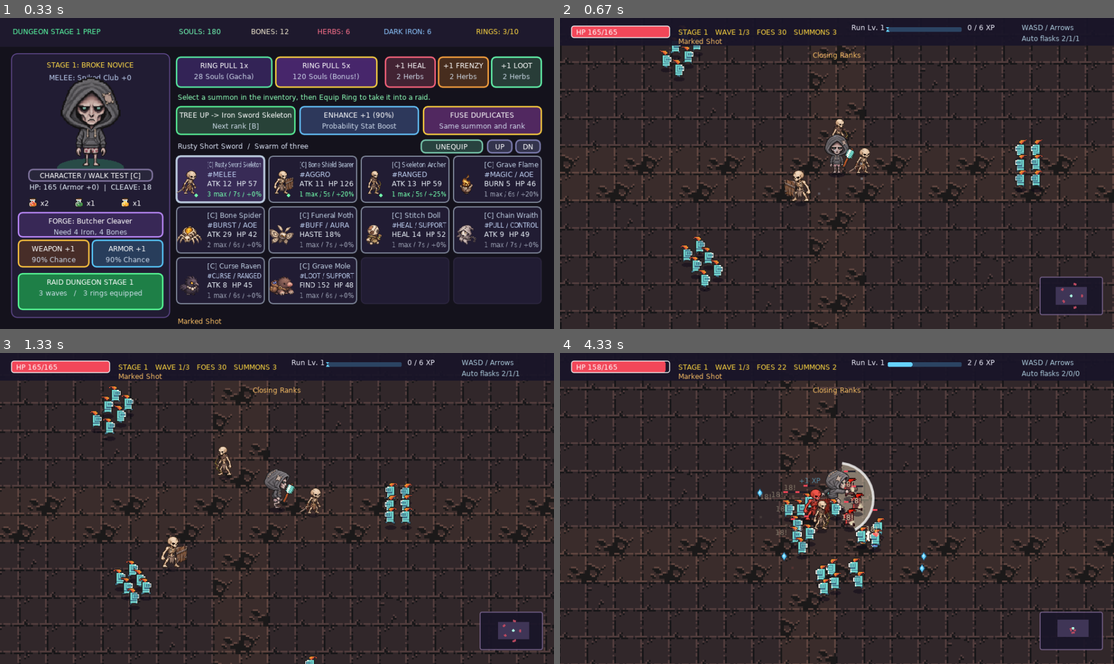
Above: before the commit, frames 1-4 (two rows, left to right).
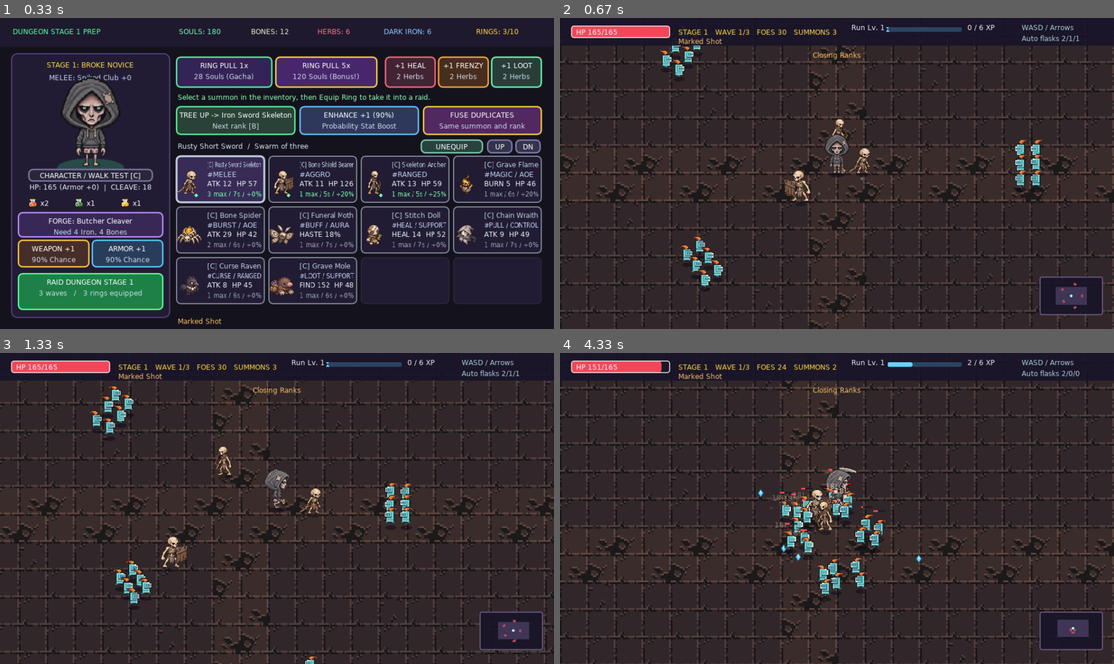
Above: after the commit, the same moments.

Repository: ohbahn85-cyber/pixel-dungeon-inn
Game: LÖVE game, started from game/main.lua
Same seed, same stepped clock (60 frames per second), same inputs: the game is played once before the commit and once after it.
Inputs:
- Up to frame 1 (0.33 s): no input
- Up to frame 2 (0.67 s): click "RAID DUNGEON STAGE 1" at 0.38 s
- Up to frame 3 (1.33 s): tap W at 0.67 s; hold Right from 1 s (still down)
- Up to frame 4 (4.33 s): release Right at 1.47 s; hold Up 1.5-1.8 s; hold Right 1.83-2.3 s; hold Left 2.33-2.87 s; hold Down 2.9-3.2 s; hold Left 3.23-3.63 s; hold Up 3.67-4.03 s; hold Right from 4.07 s (still down)

Frame 1 is identical in both runs. In frame 2, less than 0.1% of the frame differs, in the area x 50-54%, y 41-50%; in frame 3, less than 0.1%; in frame 4, 12%, in the area x 0-100%, y 2-100%.

Commit message:
Keep necromancer footwork during timed melee strikes

Diff:
--- a/game/character_preview.lua
+++ b/game/character_preview.lua
@@ -1,4 +1,5 @@
 local Starter = require("starter_character")
+local Melee = require("melee_attack")
 local Targeting = require("combat_targeting")
 local Preview = {}
 
@@ -28,8 +29,8 @@
     { id = "left", label = "Left", x = 598, y = 301 },
     { id = "right", label = "Right", x = 767, y = 301 },
 }
-local directionAngles = { down = math.pi / 2, up = -math.pi / 2, left = math.pi, right = 0 }
 local directionLabels = { down = "Down", up = "Up", left = "Left", right = "Right" }
+local attackColor = {0.90, 0.85, 0.72}
 
 local color = {
     background = { 0.064, 0.068, 0.082 },
@@ -153,7 +154,7 @@
 local function changeScreen(nextScreen)
     screen = nextScreen
     walker.frame, walker.distance, walker.cooldown = 0, 0, 0
-    walker.attackElapsed, walker.attackTarget = nil, nil
+    walker.attack = nil
     preferredDirection = walker.direction
     for _, target in ipairs(trainingTargets) do target.flash = 0 end
 end
@@ -211,29 +212,26 @@
         target.flash = math.max(0, target.flash - dt)
     end
 
-    if walker.attackElapsed then
-        local elapsed = walker.attackElapsed + dt
-        if walker.attackElapsed < Starter.attackWindup and elapsed >= Starter.attackWindup then
-            local target = walker.attackTarget
-            local ox, oy = target.x - walker.x, target.y - walker.y
-            local reach = attackReach + target.radius
-            if ox * ox + oy * oy <= reach * reach then target.flash = 0.14 end
-        end
-        if elapsed >= Starter.attackDuration then
-            walker.attackElapsed, walker.attackTarget = nil, nil
-        else
-            walker.attackElapsed = elapsed
+    local impact
+    walker.attack, impact = Melee.advance(walker.attack, dt, x, y, trainingTargets, attackReach)
+    if impact then
+        for _, target in ipairs(trainingTargets) do
+            if Melee.contains(impact, x, y, target, attackReach) then target.flash = 0.11 end
         end
     end
 
     walker.cooldown = math.max(0, walker.cooldown - dt)
-    if walker.cooldown == 0 then
+    if not walker.attack and walker.cooldown == 0 then
         local target = Targeting.nearest(trainingTargets, walker.x, walker.y, attackReach)
         if target then
-            walker.attackTarget, walker.attackElapsed = target, 0
-            walker.attackDirection = Starter.attackFacing(target.x - walker.x, target.y - walker.y, "right")
+            walker.attack = Melee.start(x, y, target, walker.direction)
             walker.cooldown = attackCooldown
         end
+    end
+    if walker.distance == 0 and walker.attack then
+        local angle = walker.attack.angle
+        walker.direction = Starter.attackFacing(math.cos(angle), math.sin(angle), walker.direction)
+        preferredDirection = walker.direction
     end
 end
 
@@ -276,23 +274,6 @@
             view.x, view.y + 128, 155)
     end
     text("WASD / Arrows   Rotate", smallFont, color.muted, 598, 477)
-end
-
-local function drawAttackTrail(x, y, direction, elapsed)
-    local progress = (elapsed - Starter.attackWindup) / 0.115
-    if progress < 0 or progress >= 1 then return end
-    local angle = directionAngles[direction]
-    local tip = angle - 0.15 + progress * 1.05
-    lg.push()
-    lg.translate(x, y - 18)
-    lg.scale(1, 0.72)
-    lg.setLineWidth(3)
-    lg.setColor(0.87, 0.78, 0.65, (1 - progress) * 0.66)
-    lg.arc("line", "open", 0, 0, 31, angle - 0.85, tip, 16)
-    lg.setLineWidth(1)
-    lg.setColor(1, 0.93, 0.79, (1 - progress) * 0.83)
-    lg.arc("line", "open", 0, 0, 32, angle - 0.75, tip, 16)
-    lg.pop()
 end
 
 local function drawTrainingTarget(target)
@@ -328,14 +309,9 @@
     local x, y = math.floor(walker.x + 0.5), math.floor(walker.y + 0.5)
     lg.setColor(0.074, 0.065, 0.083, 0.60)
     lg.ellipse("fill", x, y + 1, 13, 4)
-    if walker.attackElapsed then
-        drawAttackTrail(x, y, walker.attackDirection, walker.attackElapsed)
-        lg.setColor(1, 1, 1, 1)
-        Starter.drawAttack(walker.attackDirection, walker.attackElapsed, x, y, 1)
-    else
-        lg.setColor(1, 1, 1, 1)
-        Starter.drawWalk(walker.direction, walker.frame, x, y, 1)
-    end
+    Melee.drawTrail(walker.attack, x, y - 13, attackReach, attackColor)
+    lg.setColor(1, 1, 1, 1)
+    Starter.drawArmed(walker.direction, walker.frame, x, y, 1, walker.attack)
 
     for _, target in ipairs(trainingTargets) do
         if target.y > walker.y then drawTrainingTarget(target) end
@@ -346,8 +322,7 @@
     text("WASD / Arrows   Walk", smallFont, color.text, 30, 518)
     text("Auto attack in range", smallFont, color.text, 218, 518)
     text("Esc   Character", smallFont, color.muted, 378, 518)
-    local facing = walker.attackElapsed and walker.attackDirection or walker.direction
-    text("Facing: " .. directionLabels[facing], smallFont, color.accent, 819, 518)
+    text("Facing: " .. directionLabels[walker.direction], smallFont, color.accent, 819, 518)
 end
 
 function Preview.draw(time)
--- a/game/main.lua
+++ b/game/main.lua
@@ -2,6 +2,7 @@
 -- Love2D + Lua
 
 local Starter = require("starter_character")
+local Melee = require("melee_attack")
 local Targeting = require("combat_targeting")
 local Progress = require("run_progress")
 local Waves = require("raid_waves")
@@ -32,7 +33,7 @@
 
 -- 0x72 에셋 기반 네크로맨서 근접 무기 5단계 (네크로맨서는 근접 무기만 가능!)
 local WEAPONS = {
-    { name = "Spiked Club", quadKey = "wp_club", baseAtk = 18, arcRadius = 62, cd = 0.38, costIron = 0, costBones = 0, col = {0.90, 0.85, 0.72} },
+    { name = "Spiked Club", baseAtk = 18, arcRadius = 62, cd = 0.38, costIron = 0, costBones = 0, col = {0.90, 0.85, 0.72} },
     { name = "Butcher Cleaver", quadKey = "wp_cleaver", baseAtk = 32, arcRadius = 74, cd = 0.35, costIron = 4, costBones = 4, col = {0.82, 0.90, 1.00} },
     { name = "Sawtooth Blade", quadKey = "wp_saw", baseAtk = 52, arcRadius = 88, cd = 0.33, costIron = 7, costBones = 7, col = {0.75, 0.50, 1.00} },
     { name = "Executioner Axe", quadKey = "wp_waraxe", baseAtk = 78, arcRadius = 102, cd = 0.31, costIron = 11, costBones = 11, col = {1.00, 0.45, 0.45} },
@@ -53,12 +54,6 @@
     walkDistance = 0,
     walkFrame = 0,
     moving = false,
-    swingTimer = 0,
-    swingDuration = 0.20,
-    swingAngle = 0,
-    swingDirection = "down",
-    swingFacing = 1,
-    swingPending = false,
     swingCooldown = 0,
     invulnTimer = 0,
     frenzyTimer = 0,
@@ -144,7 +139,6 @@
     quads.flask_blue = love.graphics.newQuad(304, 336, 16, 16, aw, ah)
 
     -- 근접 무기 5종 (0x72 정품 도트)
-    quads.wp_club    = love.graphics.newQuad(339, 39, 10, 24, aw, ah)
     quads.wp_cleaver = love.graphics.newQuad(294, 105, 5, 22, aw, ah)
     quads.wp_saw     = love.graphics.newQuad(307, 70, 10, 25, aw, ah)
     quads.wp_waraxe  = love.graphics.newQuad(324, 168, 12, 23, aw, ah)
@@ -176,6 +170,7 @@
 end
 
 local function addShake(dur, mag)
+    if shakeTimer <= 0 then shakeMag = 0 end
     shakeTimer = math.max(shakeTimer, dur)
     shakeMag = math.max(shakeMag, mag)
 end
@@ -493,7 +488,8 @@
     necro.x, necro.y = Waves.width / 2, Waves.height / 2
     necro.direction, necro.walkFrame, necro.walkDistance = "down", 0, 0
     necro.moving = false
-    necro.swingTimer, necro.swingCooldown, necro.swingPending = 0, 0, false
+    necro.attack, necro.swingCooldown = nil, 0
+    shakeTimer, shakeMag = 0, 0
     necro.invulnTimer = 0.6
     necro.hasteUntil, necro.barrierUntil = 0, 0
     omenXpReadyAt = 0
@@ -532,53 +528,27 @@
     setBanner(summon.name .. " ring added to inventory. Equip it for the next raid.", TIER_COLORS[summon.tier])
 end
 
-local function usesStarterSwing()
-    return necro.stage == 1 and necro.weaponIdx == 1
-end
-
 local function meleeReach(weapon)
     return weapon.arcRadius + 12 * (run.ranks.range or 0)
 end
 
-local function applyNecroMeleeSwing()
+local function applyNecroMeleeSwing(impact, reach)
     local _, atk, wp = getNecroCombatStats()
     atk = math.floor(atk * (1 + 0.25 * (run.ranks.weapon or 0)))
     local hitCount = 0
     for _, e in ipairs(enemies) do
-        local dx = e.x - necro.x
-        local dy = e.y - necro.y
-        local reach = meleeReach(wp) + e.radius
-        if e.hp > 0 and dx * dx + dy * dy <= reach * reach then
-            local angToEnemy = math.atan2(dy, dx)
-            local diff = math.atan2(math.sin(angToEnemy - necro.swingAngle), math.cos(angToEnemy - necro.swingAngle))
-            if (dx == 0 and dy == 0) or math.abs(diff) <= 1.45 then
-                e.hp = e.hp - atk
-                e.hitFlash = 0.14
-                local push = e.isBoss and 6 or 18
-                e.x, e.y = Waves.clamp(e.x + math.cos(angToEnemy) * push, e.y + math.sin(angToEnemy) * push)
-                spawnPop(e.x, e.y - 28, tostring(atk) .. "!", wp.col)
-                spawnParticles(e.x, e.y - 14, wp.col, 6, 110)
-                hitCount = hitCount + 1
-            end
-        end
-    end
-    if hitCount > 0 then addShake(0.10, math.min(7, 2 + hitCount)) end
-end
-
-local function startNecroMeleeSwing(target, weapon)
-    local dx, dy = target.x - necro.x, target.y - necro.y
-    necro.swingAngle = math.atan2(dy, dx)
-    necro.swingDirection = Starter.attackFacing(dx, dy, "right")
-    necro.swingFacing = dx >= 0 and 1 or -1
-    necro.swingCooldown = weapon.cd
-    local starterSwing = usesStarterSwing()
-    necro.swingDuration = starterSwing and Starter.attackDuration or 0.20
-    necro.swingTimer = necro.swingDuration
-    if starterSwing then
-        necro.swingPending = true
-    else
-        applyNecroMeleeSwing()
-    end
+        if e.hp > 0 and Melee.contains(impact, necro.x, necro.y, e, reach) then
+            local angle = math.atan2(e.y - necro.y, e.x - necro.x)
+            local pushSpeed = e.isBoss and 71 or 212
+            e.hp = e.hp - atk
+            e.hitFlash, e.recoilTime = 0.10, 0.085
+            e.recoilX, e.recoilY = math.cos(angle) * pushSpeed, math.sin(angle) * pushSpeed
+            spawnPop(e.x, e.y - 28, tostring(atk) .. "!", wp.col)
+            spawnParticles(e.x, e.y - 14, wp.col, 5, 100)
+            hitCount = hitCount + 1
+        end
+    end
+    if hitCount > 0 then addShake(0.075, math.min(3.5, 1.5 + hitCount * 0.5)) end
 end
 
 local function useBattlePotion(kind)
@@ -856,8 +826,8 @@
 
 local function updateBattle(dt)
     local heroHaste, heroMoveHaste = Roles.haste(necro, timeAcc)
-    necro.swingTimer = math.max(0, necro.swingTimer - dt)
-    necro.swingCooldown = math.max(0, necro.swingCooldown - dt * (1 + heroHaste))
+    local attackDt = dt * (1 + heroHaste)
+    necro.swingCooldown = math.max(0, necro.swingCooldown - attackDt)
     necro.invulnTimer = math.max(0, necro.invulnTimer - dt)
     necro.frenzyTimer = math.max(0, necro.frenzyTimer - dt)
     necro.soulBoostTimer = math.max(0, necro.soulBoostTimer - dt)
@@ -892,17 +862,24 @@
         if resourcesOnGround >= 4 then useBattlePotion("soul") end
     end
 
-    if necro.swingPending and necro.swingDuration - necro.swingTimer >= Starter.attackWindup then
-        necro.swingPending = false
-        applyNecroMeleeSwing()
-    end
-    if necro.swingCooldown <= 0 then
-        local weapon = WEAPONS[necro.weaponIdx]
-        local target = Targeting.nearest(enemies, necro.x, necro.y, meleeReach(weapon))
+    local weapon = WEAPONS[necro.weaponIdx]
+    local reach = meleeReach(weapon)
+    local impact
+    necro.attack, impact = Melee.advance(necro.attack, attackDt, necro.x, necro.y, enemies, reach)
+    if impact then applyNecroMeleeSwing(impact, reach) end
+    if not necro.attack and necro.swingCooldown <= 0 then
+        local target = Targeting.nearest(enemies, necro.x, necro.y, reach)
         if target then
             if #activeSummons > 0 and necro.frenzyTimer <= 0 then useBattlePotion("frenzy") end
-            startNecroMeleeSwing(target, weapon)
-        end
+            necro.attack = Melee.start(necro.x, necro.y, target, necro.direction)
+            necro.swingCooldown = weapon.cd
+        end
+    end
+    if not necro.moving and necro.attack then
+        local angle = necro.attack.angle
+        necro.direction = Starter.attackFacing(math.cos(angle), math.sin(angle), necro.direction)
+        if necro.direction == "left" then necro.facing = -1 end
+        if necro.direction == "right" then necro.facing = 1 end
     end
 
     updateRingSummons(dt)
@@ -958,6 +935,10 @@
             spawnParticles(e.x, e.y - 14, {1.0, 0.4, 0.4}, e.isBoss and 28 or 5, 130)
             if e.isBoss then addShake(0.35, 8) end
             table.remove(enemies, i)
+        elseif (e.recoilTime or 0) > 0 then
+            local travel = math.min(e.recoilTime, dt)
+            e.x, e.y = Waves.clamp(e.x + e.recoilX * travel, e.y + e.recoilY * travel)
+            e.recoilTime = e.recoilTime - travel
         else
             local target = necro
             if e.provokedBy and e.provokedBy.hp > 0 and e.provokeUntil > timeAcc then
@@ -1206,24 +1187,15 @@
     end
 end
 
--- 0x72 정품 도트 근접 무기를 네크로맨서 손에 렌더링!
-local function draw0x72MeleeWeapon(cx, cy, scale, swingRatio)
-    local _, _, wp = getNecroCombatStats()
+local function drawEquippedWeapon(x, y, angle, scale)
+    local wp = WEAPONS[necro.weaponIdx]
+    if not wp.quadKey then
+        Starter.drawClub(x, y, angle, scale)
+        return
+    end
     local q = quads[wp.quadKey]
-    if not q then return end
     local _, _, width, height = q:getViewport()
-
-    love.graphics.push()
-    local facing = swingRatio > 0 and necro.swingFacing or necro.facing
-    love.graphics.translate(cx + 7 * scale * facing, cy - 8 * scale)
-    local ang = facing == 1 and 0.45 or -0.45
-    if swingRatio > 0 then
-        ang = necro.swingAngle + math.pi * 0.5 - 1.2 + (1 - swingRatio) * 2.4
-    end
-    love.graphics.rotate(ang)
-    love.graphics.setColor(1, 1, 1, 1)
-    love.graphics.draw(atlasImg, q, 0, 0, 0, scale * 0.85, scale * 0.85, width / 2, height - 3)
-    love.graphics.pop()
+    love.graphics.draw(atlasImg, q, x, y, angle + math.pi / 2, scale * 0.80, scale * 0.80, width / 2, height - 3)
 end
 
 local comboNames = {
@@ -1289,7 +1261,7 @@
         Starter.drawPortrait("down", 157, 257, 3)
     else
         love.graphics.draw(atlasImg, stAnim.idle[fIdx], 157, 260, 0, 5, 5, stAnim.w / 2, stAnim.h)
-        draw0x72MeleeWeapon(157, 260, 4.5, 0)
+        drawEquippedWeapon(185, 228, 0.62, 4.5)
     end
     drawBtn(50, 263, 214, 20, "CHARACTER / WALK TEST [C]", nil, {0.16, 0.15, 0.23}, {0.52, 0.47, 0.64})
 
@@ -1508,18 +1480,8 @@
         end
     end
 
-    -- 네크로맨서 근접 베기(Melee Cleave Arc)
-    local swingWindup = usesStarterSwing() and Starter.attackWindup or 0
-    local swingElapsed = necro.swingDuration - necro.swingTimer
-    if necro.swingTimer > 0 and swingElapsed >= swingWindup then
-        local _, _, wp = getNecroCombatStats()
-        local ratio = necro.swingTimer / (necro.swingDuration - swingWindup)
-        love.graphics.setColor(wp.col[1], wp.col[2], wp.col[3], ratio * 0.55)
-        love.graphics.arc("fill", necro.x, necro.y - 18, meleeReach(wp), necro.swingAngle - 1.25, necro.swingAngle + 1.25)
-        love.graphics.setColor(1, 1, 1, ratio * 0.9)
-        love.graphics.setLineWidth(4)
-        love.graphics.arc("line", "open", necro.x, necro.y - 18, meleeReach(wp), necro.swingAngle - 1.25, necro.swingAngle + 1.25)
-    end
+    local wp = WEAPONS[necro.weaponIdx]
+    Melee.drawTrail(necro.attack, necro.x, necro.y - 16, meleeReach(wp), wp.col)
 
     local stAnim = quads.necro_stages[necro.stage]
     local heroHeight = necro.stage == 1 and raidHeroHeight or stAnim.h * 2.1
@@ -1538,18 +1500,14 @@
             love.graphics.ellipse("fill", necro.x, necro.y + 2, 14, 5)
             love.graphics.setColor(1, 1, 1, 1)
             local x, y = math.floor(necro.x), math.floor(necro.y)
-            if usesStarterSwing() and necro.swingTimer > 0 then
-                Starter.drawAttack(necro.swingDirection, swingElapsed, x, y, raidHeroScale)
+            if necro.stage == 1 then
+                Starter.drawArmed(necro.direction, necro.walkFrame, x, y, raidHeroScale, necro.attack, drawEquippedWeapon)
             else
-                if necro.stage == 1 then
-                    Starter.drawWalk(necro.direction, necro.walkFrame, x, y, raidHeroScale)
-                else
-                    local nf = getAnimFrame(0)
-                    local nQuad = necro.moving and stAnim.run[nf] or stAnim.idle[nf]
-                    local facing = necro.swingTimer > 0 and necro.swingFacing or necro.facing
-                    love.graphics.draw(atlasImg, nQuad, x, y, 0, 2.1 * facing, 2.1, stAnim.w / 2, stAnim.h)
-                end
-                draw0x72MeleeWeapon(necro.x, necro.y, 1.85, necro.swingTimer / necro.swingDuration)
+                local nf = getAnimFrame(0)
+                local nQuad = necro.moving and stAnim.run[nf] or stAnim.idle[nf]
+                local angle, lean = Melee.pose(necro.attack, necro.direction)
+                love.graphics.draw(atlasImg, nQuad, x, y, lean, 2.1 * necro.facing, 2.1, stAnim.w / 2, stAnim.h)
+                drawEquippedWeapon(x + 8 * necro.facing, y - 18, angle, 2.1)
             end
         elseif item.kind == "summon" then
             local s = item.ref
--- /dev/null
+++ b/game/melee_attack.lua
@@ -0,0 +1,120 @@
+local Targeting = require("combat_targeting")
+
+local Melee = { impact = 0.105, finish = 0.245 }
+local halfWidth = 1.45
+local releaseEnd, trailDuration = 0.169, 0.092
+local windupAngle, releaseAngle = -1.28, 1.30
+local directions = { down = 1.29, left = 2.64, right = 0.50, up = -0.94 }
+
+local function angleDifference(from, to)
+    return math.atan2(math.sin(to - from), math.cos(to - from))
+end
+
+local function smoothstep(t)
+    return t * t * (3 - 2 * t)
+end
+
+local function releaseOffset(progress)
+    return releaseAngle * (1 - (1 - progress)^2)
+end
+
+local function targetAngle(x, y, target, fallback)
+    if target.x == x and target.y == y then return fallback end
+    return math.atan2(target.y - y, target.x - x)
+end
+
+function Melee.start(x, y, target, direction)
+    local angle = targetAngle(x, y, target, directions[direction])
+    return { angle = angle, elapsed = 0, target = target, side = math.cos(angle) < 0 and -1 or 1 }
+end
+
+function Melee.advance(attack, dt, x, y, targets, reach)
+    if not attack then return nil end
+    local nextElapsed = attack.elapsed + dt
+    local windingUp = attack.elapsed < Melee.impact
+    if windingUp then
+        local target = attack.target
+        local distance = (target.x - x)^2 + (target.y - y)^2
+        if target.hp <= 0 or distance > (reach + target.radius)^2 then
+            target = Targeting.nearest(targets, x, y, reach)
+        end
+        if target then
+            local aim = targetAngle(x, y, target, attack.angle)
+            local difference = angleDifference(attack.angle, aim)
+            local step = 16 * math.min(dt, Melee.impact - attack.elapsed)
+            attack.angle = attack.angle + math.max(-step, math.min(step, difference))
+            attack.target = target
+        end
+    end
+    attack.elapsed = nextElapsed
+    local impact = windingUp and nextElapsed >= Melee.impact and attack or nil
+    if nextElapsed >= Melee.finish then return nil, impact end
+    return attack, impact
+end
+
+function Melee.contains(attack, x, y, target, reach)
+    local dx, dy = target.x - x, target.y - y
+    return dx * dx + dy * dy <= (reach + target.radius)^2
+        and (dx == 0 and dy == 0 or math.abs(angleDifference(attack.angle, math.atan2(dy, dx))) <= halfWidth)
+end
+
+function Melee.pose(attack, direction)
+    local resting = directions[direction]
+    if not attack then return resting, 0 end
+    local t = attack.elapsed
+    local offset
+    if t < Melee.impact then
+        local progress = t / Melee.impact
+        if progress < 0.53 then
+            local cocked = attack.angle + attack.side * windupAngle
+            local ramp = smoothstep(progress / 0.53)
+            return resting + angleDifference(resting, cocked) * ramp, -0.036 * attack.side * ramp
+        end
+        offset = windupAngle * (1 - ((progress - 0.53) / 0.47)^2)
+    elseif t < releaseEnd then
+        local progress = (t - Melee.impact) / (releaseEnd - Melee.impact)
+        offset = releaseOffset(progress)
+    else
+        local progress = math.min(1, (t - releaseEnd) / (Melee.finish - releaseEnd))
+        local endAngle = attack.angle + attack.side * releaseAngle
+        return endAngle + angleDifference(endAngle, resting) * smoothstep(progress),
+            0.047 * attack.side * (1 - progress)
+    end
+    local lean = -0.036 + 0.083 * (offset - windupAngle) / (releaseAngle - windupAngle)
+    return attack.angle + attack.side * offset, lean * attack.side
+end
+
+function Melee.drawTrail(attack, x, y, reach, color)
+    if not attack then return end
+    local elapsed = attack.elapsed - Melee.impact
+    if elapsed < 0 or elapsed >= trailDuration then return end
+
+    local g = love.graphics
+    local fade = 1 - elapsed / trailDuration
+    local progress = math.min(1, elapsed / (releaseEnd - Melee.impact))
+    local tip = attack.angle + attack.side * releaseOffset(progress)
+    local radius = reach * (0.91 + 0.09 * progress)
+    local span = 1.00 + progress * 0.28
+    local lastX, lastY, lastInnerX, lastInnerY
+    for index = 0, 10 do
+        local part = index / 10
+        local angle = tip - (1 - part) * span * attack.side
+        local dx, dy = math.cos(angle), math.sin(angle)
+        local thickness = 1.3 + 5.2 * math.sin(math.pi * part)
+        local outer = radius - 5 * (1 - part)
+        local ox, oy = x + dx * outer, y + dy * outer
+        local ix, iy = x + dx * (outer - thickness), y + dy * (outer - thickness)
+        if lastX then
+            g.setColor(color[1], color[2], color[3], fade * (0.14 + 0.53 * part))
+            g.polygon("fill", lastX, lastY, ox, oy, ix, iy, lastInnerX, lastInnerY)
+            if index >= 6 then
+                g.setLineWidth(1.4)
+                g.setColor(1, 0.96, 0.86, fade * 0.88)
+                g.line(lastX, lastY, ox, oy)
+            end
+        end
+        lastX, lastY, lastInnerX, lastInnerY = ox, oy, ix, iy
+    end
+end
+
+return Melee
--- a/game/starter_character.lua
+++ b/game/starter_character.lua
@@ -1,4 +1,5 @@
-local Starter = { attackDuration = 0.32, attackWindup = 0.085 }
+local Melee = require("melee_attack")
+local Starter = {}
 
 local directions = { "down", "left", "right", "up" }
 local directionKeys = {
@@ -11,25 +12,24 @@
 local originX, originY = 60, 134
 local artScale = 0.4
 local walkFrames, distancePerFrame = 4, 10
-local attackWidth, attackFrames = 176, 4
-local image, attackImage
-local portraits, walking, attacking = {}, {}, {}
+local image, club
+local portraits, walking = {}, {}
+local grips = {
+    down = {{77, 108}, {77, 98}, {77, 100}, {83, 98}, {77, 100}},
+    left = {{48, 107}, {38, 100}, {52, 101}, {39, 98}, {52, 101}},
+    right = {{72, 107}, {82, 97}, {65, 101}, {81, 97}, {65, 101}},
+    up = {{77, 107}, {81, 96}, {77, 99}, {79, 101}, {77, 101}},
+}
 
 function Starter.load()
     image = love.graphics.newImage("assets/starter_character.png")
     local imageWidth, imageHeight = image:getDimensions()
-    attackImage = love.graphics.newImage("assets/starter_attack.png")
-    local attackImageWidth, attackImageHeight = attackImage:getDimensions()
+    club = love.graphics.newImage("assets/starter_club.png")
     for i, direction in ipairs(directions) do
         portraits[direction] = love.graphics.newQuad((i - 1) * width, 0, width, height, imageWidth, imageHeight)
         walking[direction] = {}
         for frame = 0, walkFrames do
             walking[direction][frame] = love.graphics.newQuad(frame * width, i * height, width, height, imageWidth, imageHeight)
-        end
-        attacking[direction] = {}
-        for frame = 1, attackFrames do
-            attacking[direction][frame] = love.graphics.newQuad((frame - 1) * attackWidth, (i - 1) * height,
-                attackWidth, height, attackImageWidth, attackImageHeight)
         end
     end
 end
@@ -73,23 +73,23 @@
     love.graphics.draw(image, portraits[direction], x, y, 0, scale, scale, originX, originY)
 end
 
-function Starter.drawWalk(direction, frame, x, y, scale)
+function Starter.drawClub(x, y, angle, scale)
     scale = scale * artScale
-    love.graphics.draw(image, walking[direction][frame], x, y, 0, scale, scale, originX, originY)
+    love.graphics.draw(club, x, y, angle + math.pi / 2, scale, scale, 7, 30)
 end
 
-function Starter.drawAttack(direction, elapsed, x, y, scale)
-    local frame = 4
-    if elapsed < Starter.attackWindup then
-        frame = 1
-    elseif elapsed < 0.145 then
-        frame = 2
-    elseif elapsed < 0.235 then
-        frame = 3
-    end
-    scale = scale * artScale
-    love.graphics.draw(attackImage, attacking[direction][frame], x, y, 0,
-        scale, scale, attackWidth / 2, originY)
+function Starter.drawArmed(direction, frame, x, y, scale, attack, drawWeapon)
+    local angle, lean = Melee.pose(attack, direction)
+    local grip = grips[direction][frame + 1]
+    local bodyScale = scale * artScale
+    local gripX, gripY = (grip[1] - originX) * bodyScale, (grip[2] - originY) * bodyScale
+    local cos, sin = math.cos(lean), math.sin(lean)
+    local handX, handY = x + gripX * cos - gripY * sin, y + gripX * sin + gripY * cos
+    local weapon = drawWeapon or Starter.drawClub
+    local behind = direction == "up" and math.sin(angle) < -0.5
+    if behind then weapon(handX, handY, angle, scale) end
+    love.graphics.draw(image, walking[direction][frame], x, y, lean, bodyScale, bodyScale, originX, originY)
+    if not behind then weapon(handX, handY, angle, scale) end
 end
 
 return Starter
Binary file added: game/assets/starter_club.png
